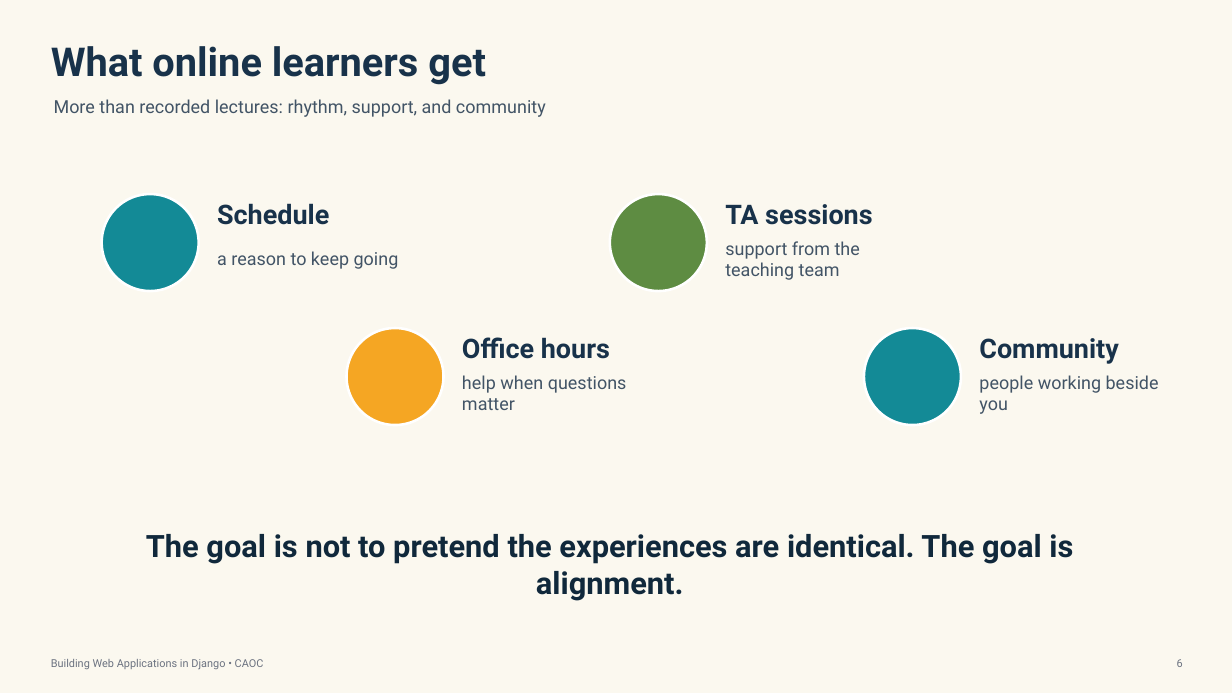
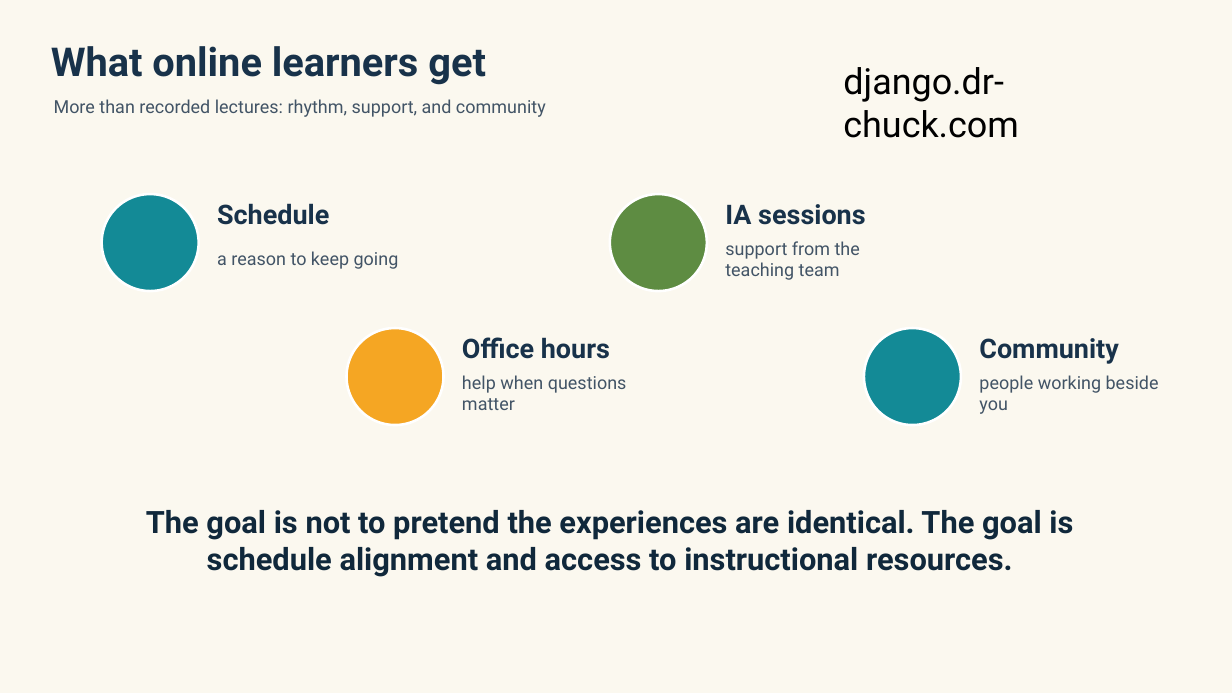
Before and after one commit to csev/dj4e, a slide deck: slide 9 of ali/Building_Web_Applications_Django_CLOC_Open_Course.pptx (slide 10 before the commit). Drawn at 1232x693 pixels with LibreOffice and Linux fonts; fonts in the diff are those of the drawing. Boxes give left, top, right and bottom in pixels: in the first picture for what was removed or moved away, otherwise in the second. Text is boxed around its words. In the diff, an @@ line names an element or a change of style, - is before the commit and + after.

```diff
--- a/ali/Building_Web_Applications_Django_CLOC_Open_Course.pptx
+++ b/ali/Building_Web_Applications_Django_CLOC_Open_Course.pptx
@@ text added at [843,67,1018,138], 28 pt, text #000000 @@
+django.dr-chuck.com
@@ text at [725,204,865,225]: text changed @@
-TA sessions
+IA sessions
@@ text at [146,510,1073,577]: text changed @@
-The goal is not to pretend the experiences are identical. The goal is alignment.
+The goal is not to pretend the experiences are identical. The goal is schedule alignment and access to instructional resources.
@@ text removed at [51,659,264,669] @@
-Building Web Applications in Django • CAOC
@@ text removed at [1177,659,1183,667] @@
-6
```
Also in this commit, not shown: 9 other slides changed, 1 slide added, 2 slides removed, 2 other files.
